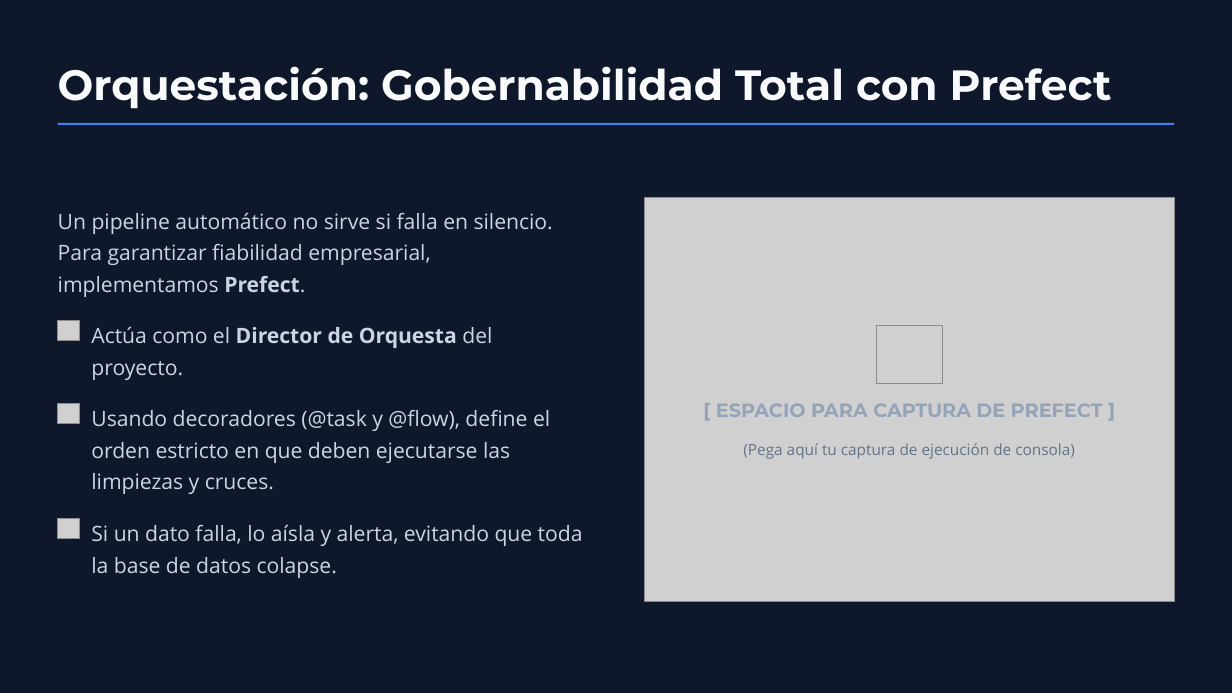
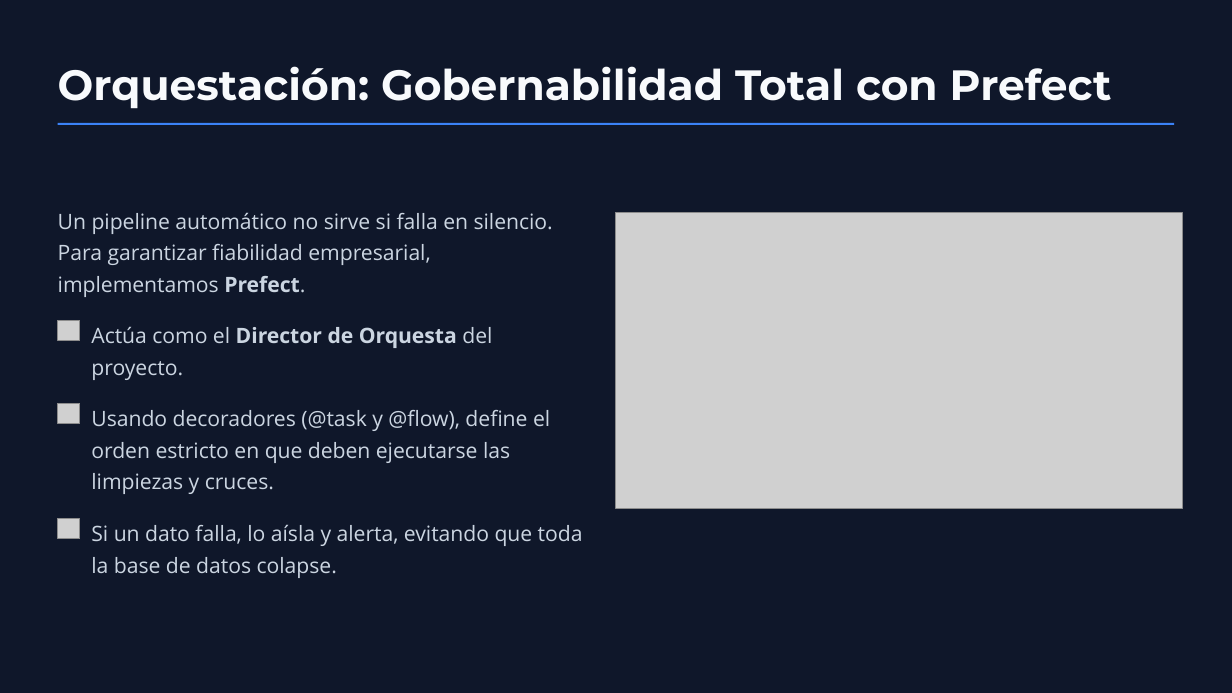
Before and after one commit to ALEJ2311/Practicum1.2IngDatos, a slide deck: slide 9 of Reto_Final/Presentación/Presentacion-Practicum.pptx. Drawn at 1232x693 pixels with LibreOffice and Linux fonts; fonts in the diff are those of the drawing; grey boxes stand for pictures; background and template pictures are left out. Boxes give left, top, right and bottom in pixels: in the first picture for what was removed or moved away, otherwise in the second. Text is boxed around its words. In the diff, an @@ line names an element or a change of style, - is before the commit and + after.

Commit message:
Actualizacion

```diff
--- a/Reto_Final/Presentación/Presentacion-Practicum.pptx
+++ b/Reto_Final/Presentación/Presentacion-Practicum.pptx
@@ picture: place and size @@
-picture at (645,197,1175,602)
+picture at (616,213,1183,508)
@@ picture removed at (877,325,943,383) @@
@@ text removed at (716,403,1103,417) @@
-[ ESPACIO PARA CAPTURA DE PREFECT ]
@@ text removed at (743,443,1075,459) @@
-(Pega aquí tu captura de ejecución de consola)
```
